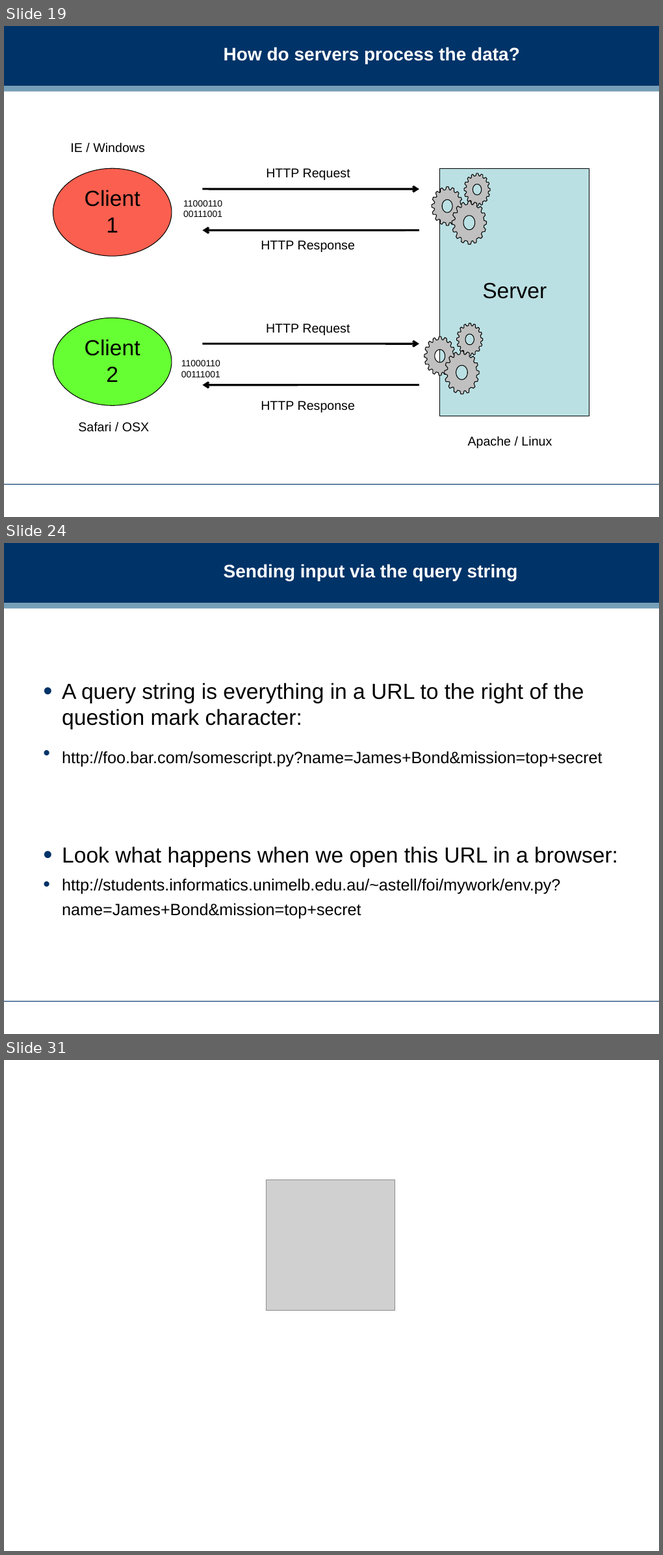
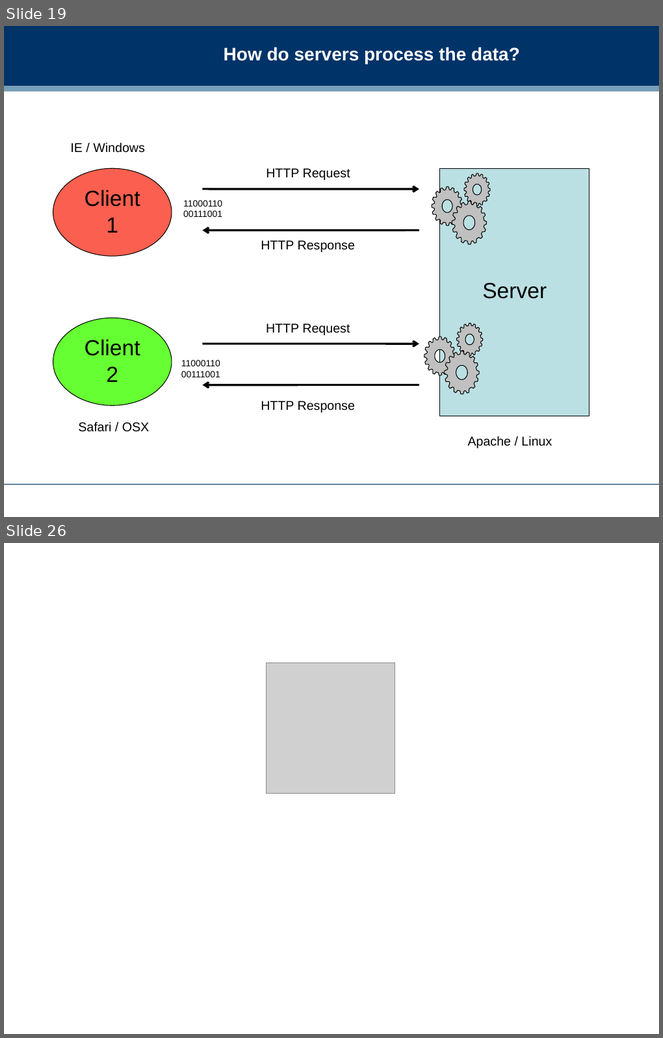
Before and after one commit to dreamind/ix, a slide deck: workshops/infrastructure/infrastructure.ppt. Shown one above the other, each under a label of ours: slides 19, 24 and 31 before the commit, slides 19 and 26 after it; the slides between them are not shown. The pictures are 663x1555 and 663x1038 pixels, drawn with LibreOffice and Linux fonts; fonts in the diff are those of the drawing; grey boxes stand for pictures; background and template pictures are left out. Boxes give left, top, right and bottom in pixels: in the first picture for what was removed or moved away, otherwise in the second. Text is boxed around its words. In the diff, an @@ line names an element or a change of style, - is before the commit and + after.

```diff
--- a/workshops/infrastructure/infrastructure.ppt
+++ b/workshops/infrastructure/infrastructure.ppt
@@ slide 24 removed at box(4, 543, 659, 1034), background #FFFFFF; not listed: 3 template elements that a slide beside it also shows @@
@@ title removed at box(224, 564, 518, 581) @@
-Sending input via the query string
@@ text removed at box(62, 683, 618, 919) @@
-• A query string is everything in a URL to the right of the question mark character:
-• http://foo.bar.com/somescript.py?name=James+Bond&mission=top+secret
-• Look what happens when we open this URL in a browser:
-• http://students.informatics.unimelb.edu.au/~astell/foi/mywork/env.py?name=James+Bond&mission=top+secret
@@ what was slide 31 is now slide 26 @@
```
Also in this commit, not shown: 5 slides changed, 5 slides added, 9 other slides removed, 9 other files.
